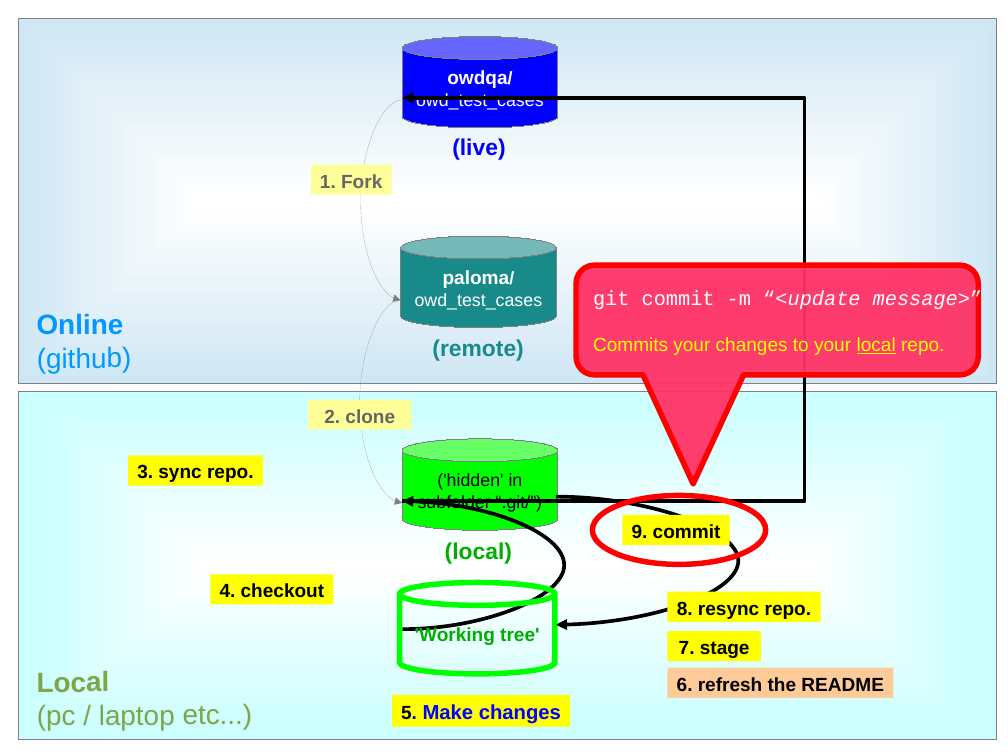
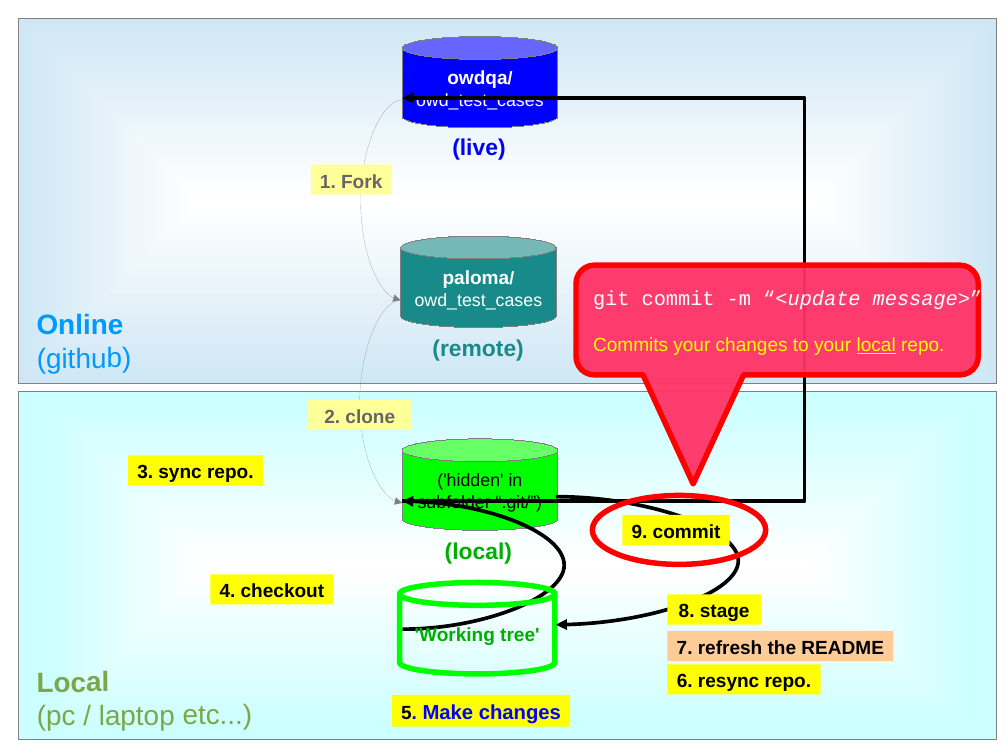
Before and after one commit to owdqa/OWD_TEST_TOOLKIT, a slide deck: slide 14 of Docs/Github guide.odp. Drawn at 1008x756 pixels with LibreOffice and Linux fonts; fonts in the diff are those of the drawing. Boxes give left, top, right and bottom in pixels: in the first picture for what was removed or moved away, otherwise in the second. Text is boxed around its words. In the diff, an @@ line names an element or a change of style, - is before the commit and + after.

Commit message:
Modified the github presentation to fix the README problem.

```diff
--- a/Docs/Github guide.odp
+++ b/Docs/Github guide.odp
@@ rectangle "8. stage" moved from (x1=668, y1=631, x2=761, y2=661) to (x1=668, y1=595, x2=761, y2=625) @@
@@ text in rectangle at (x1=679, y1=603, x2=750, y2=621): text changed @@
-7. stage
+8. stage
@@ rectangle "7. refresh the README" moved from (x1=668, y1=668, x2=894, y2=698) to (x1=668, y1=631, x2=894, y2=661) @@
@@ text in rectangle at (x1=677, y1=640, x2=883, y2=655): text changed @@
-6. refresh the README
+7. refresh the README
@@ rectangle "6. resync repo." moved from (x1=668, y1=592, x2=820, y2=622) to (x1=668, y1=664, x2=820, y2=694) @@
@@ text in rectangle at (x1=677, y1=673, x2=812, y2=691): text changed @@
-8. resync repo.
+6. resync repo.
```
Also in this commit, not shown: 7 other slides changed.
